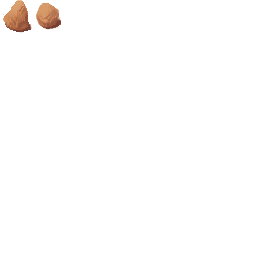
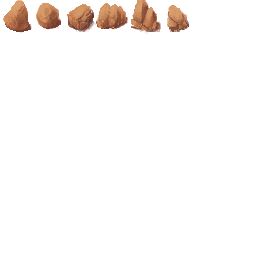
Layer changes from the first w=256, h=256 image to the second:
painted on "Layer 3" over [13,0,189,34]
